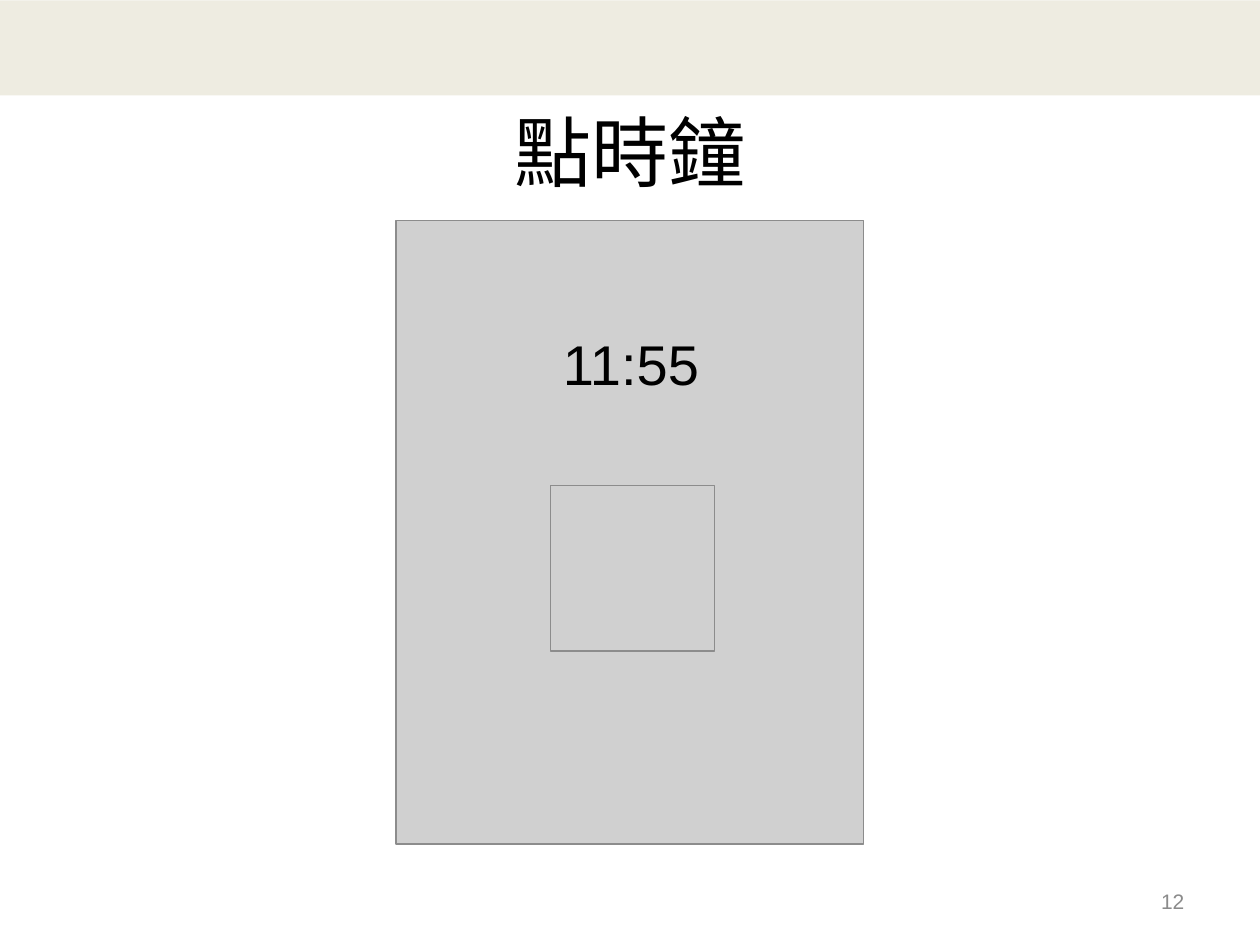
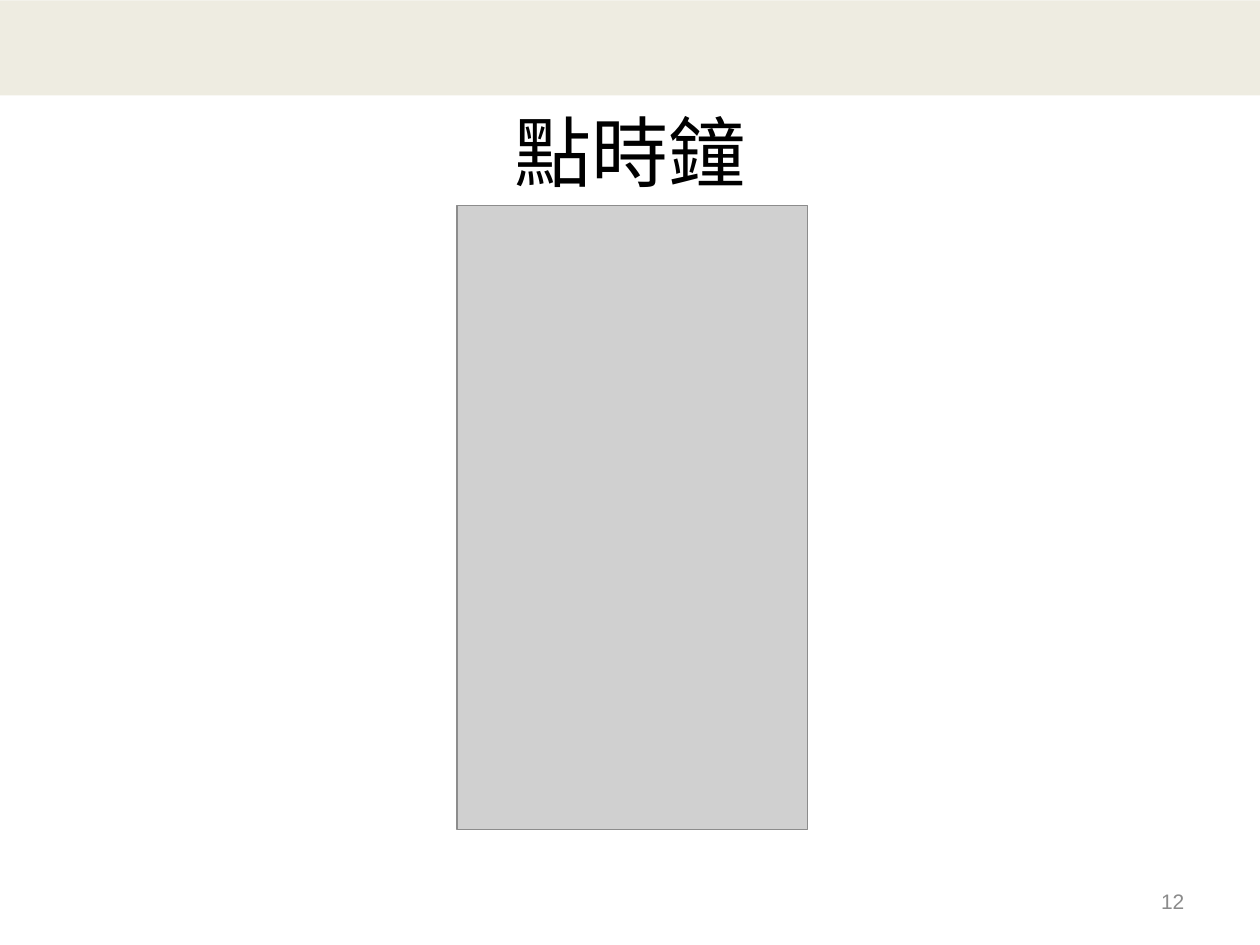
Before and after one commit to hoho870515/android, a slide deck: slide 12 of 期末報告.pptx. Drawn at 1260x945 pixels with LibreOffice and Linux fonts; fonts in the diff are those of the drawing; grey boxes stand for pictures; background and template pictures are left out. Boxes give left, top, right and bottom in pixels: in the first picture for what was removed or moved away, otherwise in the second. Text is boxed around its words. In the diff, an @@ line names an element or a change of style, - is before the commit and + after.

Commit message:
PPT新增時鐘截圖

```diff
--- a/期末報告.pptx
+++ b/期末報告.pptx
@@ picture: place and size @@
-picture at [396, 220, 863, 844]
+picture at [457, 205, 808, 829]
@@ text removed at [563, 346, 699, 386] @@
-11:55
@@ picture removed at [551, 485, 714, 650] @@
```
